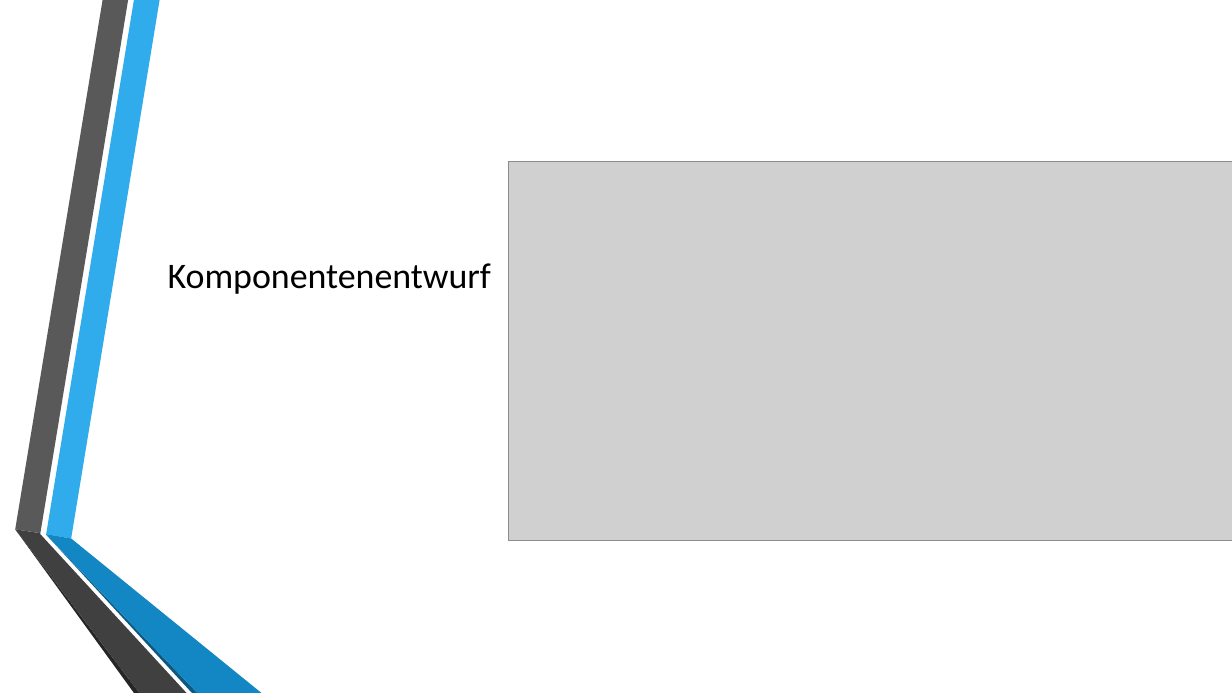
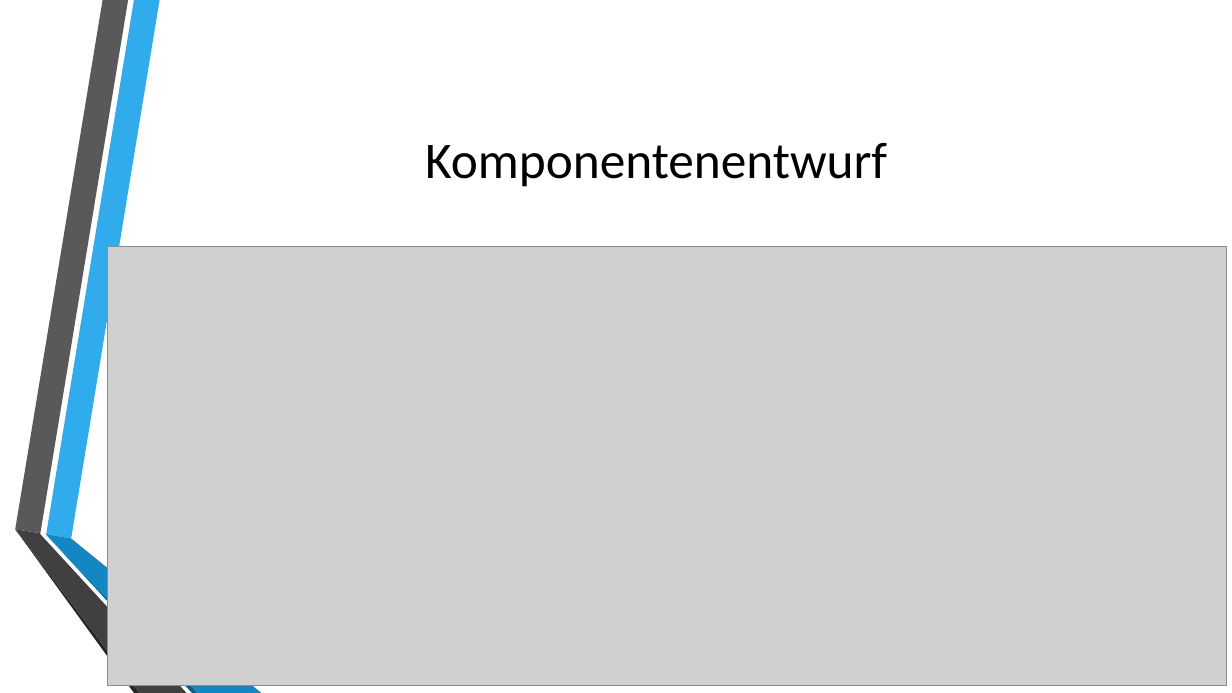
Before and after one commit to autarchprinceps/Conference-System, a slide deck: slide 8 of Präsentation/Präsentation.pptx. Drawn at 1232x693 pixels with LibreOffice and Linux fonts; fonts in the diff are those of the drawing; grey boxes stand for pictures; background and template pictures are left out. Boxes give left, top, right and bottom in pixels: in the first picture for what was removed or moved away, otherwise in the second. Text is boxed around its words. In the diff, an @@ line names an element or a change of style, - is before the commit and + after.

```diff
--- a/Präsentation/Präsentation.pptx
+++ b/Präsentation/Präsentation.pptx
@@ title "Komponentenentwurf": place and size @@
-title "Komponentenentwurf" at [168,263,491,294]
+title "Komponentenentwurf" at [425,142,887,187]
@@ title "Komponentenentwurf" at [425,142,887,187]: size 28 to 40 pt; vertical alignment bottom to middle @@
@@ picture: place and size @@
-picture at [508,162,1232,541]
+picture at [107,247,1227,686]
```
Also in this commit, not shown: 3 other slides changed, 3 other files.
